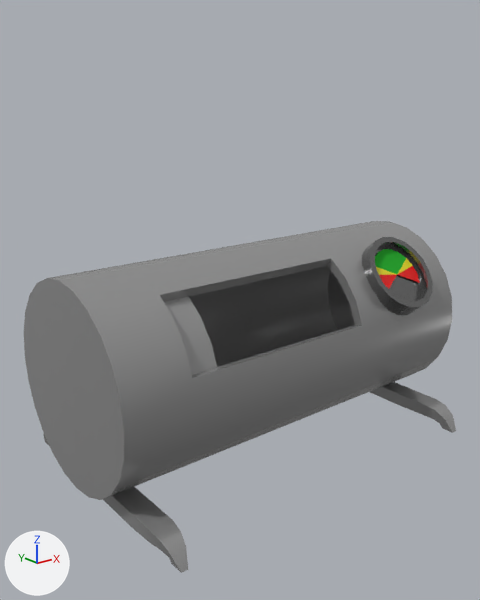
The FBX model Lifeway/Assets/FBX/Assets.fbx as it was, and as the next commit left it.
Both versions are drawn from a 50 mm lens placed at (-3.03, -3.61, 2.66), pointed at (-0.14, 0.0, 1.22). Arrows for +X, +Y and +Z are at lower left; the lights stay in place. Where no turn or scale is listed for an object, it has been applied to the vertices.

The scene before the commit, as lines of its bpy script (objects in view):
```python
mat_detector_main = principled_material('detector main')
mat_detector_main.base_color = (0.212, 0.212, 0.212)  # grey #7f7f7f
mat_detector_main.metallic = 0.844
mat_detector_main.roughness = 0.177
me_cube = bpy.data.meshes.new('Cube')
me_cube.from_pydata(...)  # 216 vertices, 174 faces; spans x -1.5..1.5, y -0.95..0.95, z -0.14..1.4
me_cube.materials.append(mat_oven_main)  # grey #a2a2a2
me_cube_002 = bpy.data.meshes.new('Cube.002')
me_cube_002.from_pydata(...)  # 16 vertices, 14 faces; spans x -0.727..-0.09, y -0.144..0.218, z -0.25..0.198
me_cube_002.materials.append(mat_oven_main)  # grey #a2a2a2
me_cylinder = bpy.data.meshes.new('Cylinder')
me_cylinder.from_pydata(...)  # 86 vertices, 68 faces; spans x -0.295..0.295, y -0.3..0.3, z -0.131..0.034
# faces by material slot: [56, 6, 2, 4]
me_cylinder.materials.append(mat_detector_main)  # grey #7f7f7f
me_cylinder.materials.append(mat_detector_field_green)  # green #1baf25
me_cylinder.materials.append(mat_detector_field_yellow)  # yellow #e7dd23
me_cylinder.materials.append(mat_detector_field_red)  # red #e70e0c
# before: 77 (0.218, -0.038, -0.018) at pixel (417, 274), 78 (0.192, -0.111, -0.018) at pixel (419, 283), 79 (-0.192, -0.111, -0.018), 80 (-0.218, -0.038, -0.018), 85 (0.0, 0.0, -0.018) at pixel (397, 274)
ob_cylinder = bpy.data.objects.new('Cylinder', me_cylinder)
ob_cylinder.parent = ob_oven
ob_cylinder.location = (0.924, -0.578, 1.158)
ob_cylinder.rotation_euler = (0.873, 0.0, 0.0)  # degrees (50, 0, 0)
ob_lock = bpy.data.objects.new('lock', me_cube_002)
ob_lock.parent = ob_oven
ob_lock.location = (-0.712, -0.479, 1.063)
ob_oven = bpy.data.objects.new('Oven', me_cube)
ob_oven.location = (0.0, 0.0, 0.2)
```
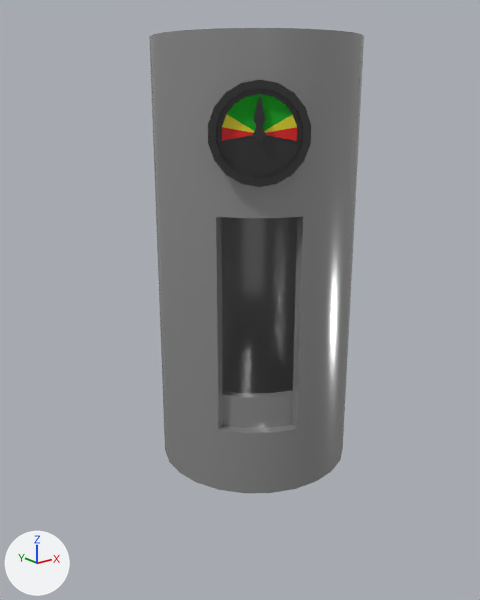
Boxes [x1, y1, x2, y2] around the edits, measured in the pictures (480 x 600 px; the box of a moved part takes in the faces that stretch with it):
'Oven', reshaped, moved, turned
    before: [24, 221, 456, 573]
    after: [149, 28, 364, 493]
'Cylinder', recoloured, reshaped, moved, turned
    before: [362, 237, 433, 315]
    after: [208, 80, 311, 187]
'lock', moved, turned
    before: [164, 296, 217, 375]
    after: [223, 391, 293, 428]
'Plane', added
    after: [253, 97, 266, 141]
part 1 of me_cylinder, deleted
    before: [383, 274, 420, 289]
part 2 of me_cube, moved or reshaped
    before: [24, 221, 452, 500]
    after: [149, 28, 364, 493]
part 3 of me_cube, deleted
    before: [43, 434, 188, 573]
part 4 of me_cube, deleted
    before: [370, 382, 456, 433]

What the commit changed:
Material 'detector main' (mat_detector_main) changes colour from grey #7f7f7f to dark grey #4e4e4e; in linear values from (0.212, 0.212, 0.212) to (0.0756, 0.0756, 0.0756).
me_cylinder has 86 vertices, 68 faces and spans x -0.295..0.295, y -0.3..0.3, z -0.131..0.034.
me_cylinder is used by ob_cylinder; parent ob_oven; location (0.924, -0.578, 1.158); rotation (0.873, 0.0, 0.0), in degrees (50, 0, 0).
Verts and faces of me_cylinder; kept vertices keep their numbers, new ones are numbered from 86.
Part 1, on me_cylinder:
Vertices deleted: 78, 79 (with the faces that use them).
me_cube has 216 vertices, 174 faces and spans x -1.5..1.5, y -0.95..0.95, z -0.14..1.4.
me_cube is used by ob_oven; location (0.0, 0.0, 0.2).
me_cube part 2: the loose piece of 112 vertices spanning x -1.5..1.5, y -0.7..0.7, z 0.0..1.4 is moved by (1.5, 0.0, -0.7).
me_cube part 3: the loose piece of 52 vertices spanning x -1.38..-1.22, y -0.95..0.95, z -0.14..0.03 is deleted.
me_cube part 4: the loose piece of 52 vertices spanning x 1.22..1.38, y -0.95..0.95, z -0.14..0.03 is deleted.
Mesh me_plane_001 is new.
It has 20 vertices, 18 faces and spans x -0.042..0.029, y -0.04..0.024, z -0.037..0.207.
It uses material mat_detector_main (dark grey #4e4e4e).
Object 'Cylinder' (ob_cylinder) moves from (0.924, -0.578, 1.158) to (2.424, -0.578, 0.458).
Object 'Cylinder' (ob_cylinder) turns from (50, 0, 0) to (0, 50, -90) degrees about x, y and z.
Object 'Oven' (ob_oven) moves from (0.0, 0.0, 0.2) to (0.0, 0.0, 0.0).
Object 'Oven' (ob_oven) turns from (0, 0, 0) to (0, -90, 0) degrees about x, y and z.
Object 'Plane' (ob_plane) is new; it shows me_plane_001.
Its location is (-0.458, -0.578, 2.424).
